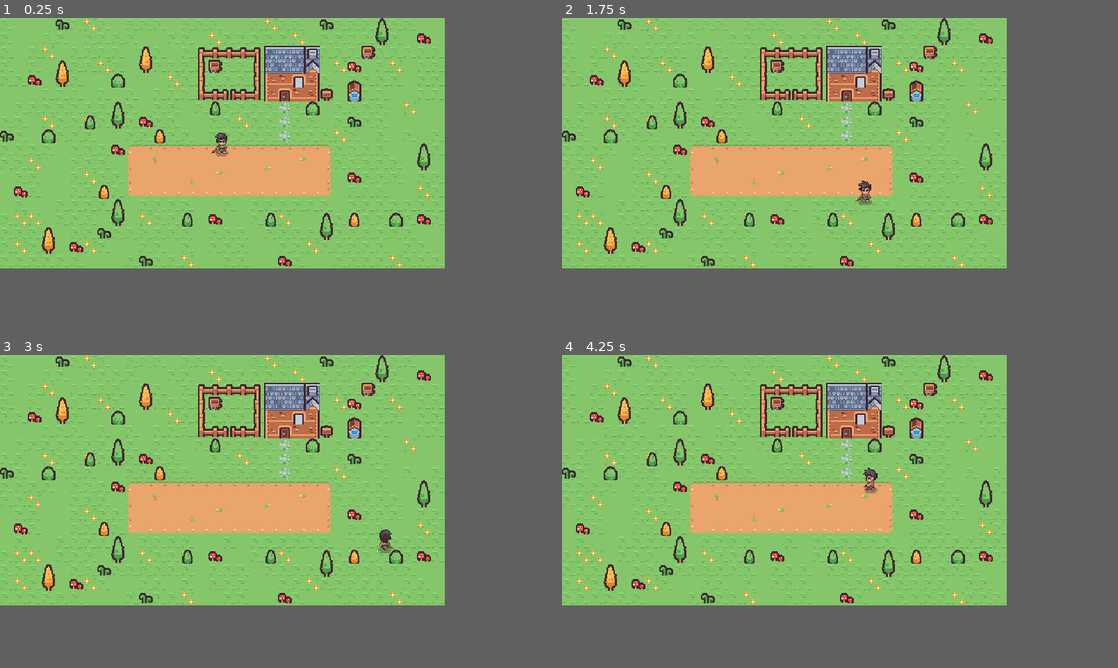
Above: before the commit, frames 1-4 (two rows, left to right).
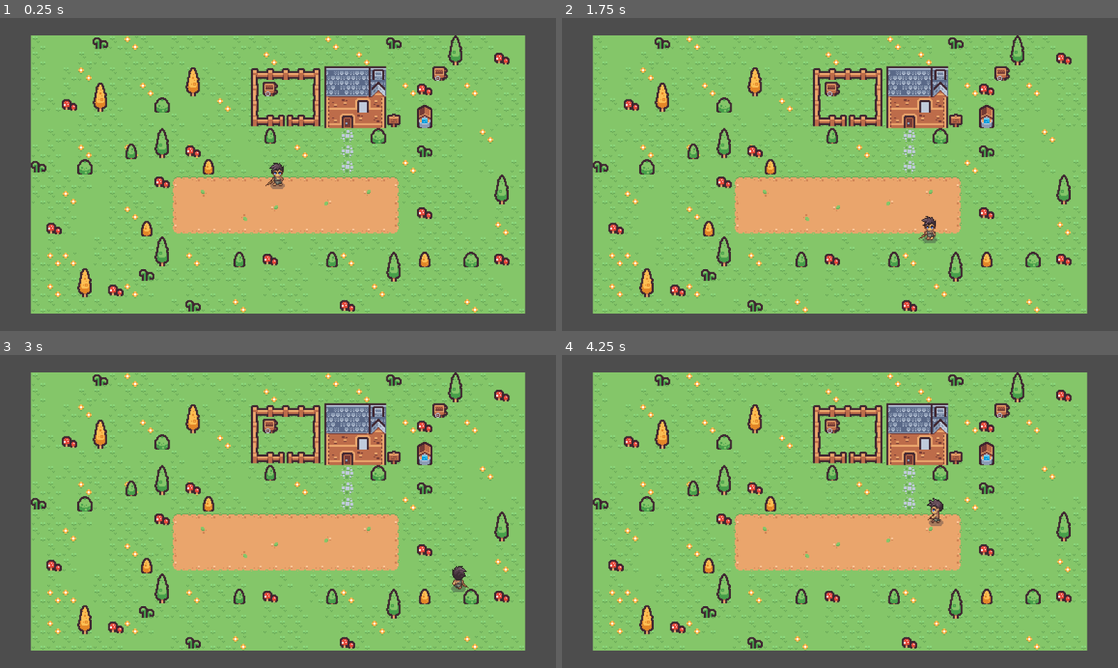
Above: after the commit, the same moments.

Repository: HumaidEbrahim/Arcademia
Game: Godot game, scene res://node_2d.tscn
The game is run twice, just before and just after one commit, with the same random seed, the same clock (stepped at 60 frames per second) and the same inputs.
Inputs:
- Up to frame 1 (0.25 s): no input
- Up to frame 2 (1.75 s): tap Enter at 0.5 s; hold Right (ui_right) 0.53-1.28 s; hold Down (ui_down) from 1.28 s (still down)
- Up to frame 3 (3 s): release Down (ui_down) at 2.03 s; hold Right (ui_right) 2.03-2.78 s; hold Up (ui_up) from 2.78 s (still down)
- Up to frame 4 (4.25 s): release Up (ui_up) at 3.53 s; hold Left (ui_left) from 3.53 s (still down)
In our replay, the window is 640x360 before the commit and 800x450 after it. These sizes can differ from the game's own. Grey fills any space a smaller window leaves; there, only what the larger window draws over its background counts as a difference.

The runs differ from the first frame. In frame 1, 46% of the frame differs, in the area x 0-100%, y 0-100%; in frame 2, 46%; in frame 3, 46%; in frame 4, 46%.

Commit message:
Changed renderer to Compatibility

Diff:
--- a/node_2d.tscn
+++ b/node_2d.tscn
@@ -522,5 +522,5 @@
 animation = &"idle"
 
 [node name="Camera2D" type="Camera2D" parent="."]
-zoom = Vector2(1.25, 1.25)
+zoom = Vector2(2, 2)
 limit_smoothed = true
--- a/project.godot
+++ b/project.godot
@@ -17,8 +17,6 @@
 
 [display]
 
-window/size/viewport_width=640
-window/size/viewport_height=360
 window/size/resizable=false
 window/stretch/mode="viewport"
 window/stretch/scale_mode="integer"
